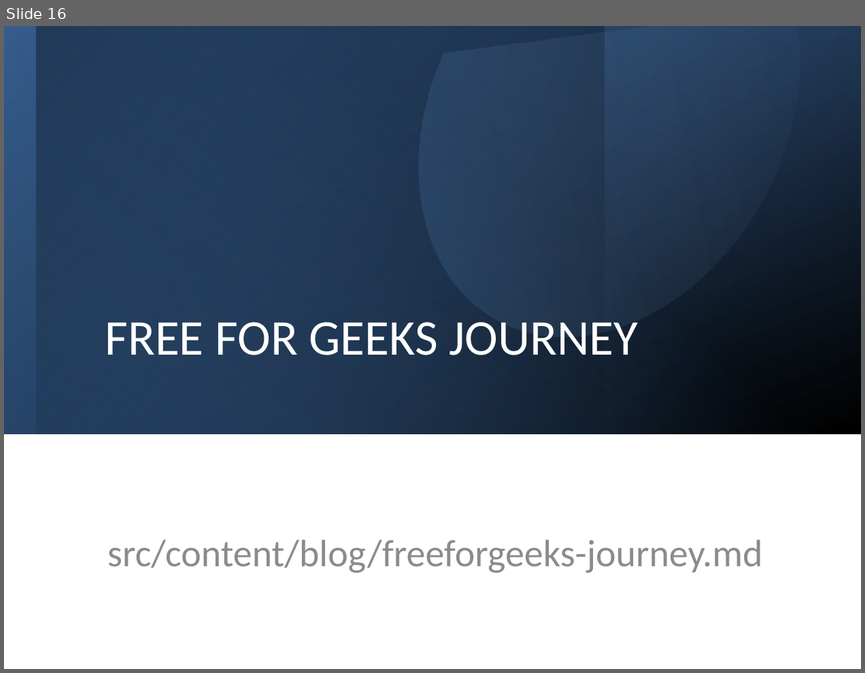
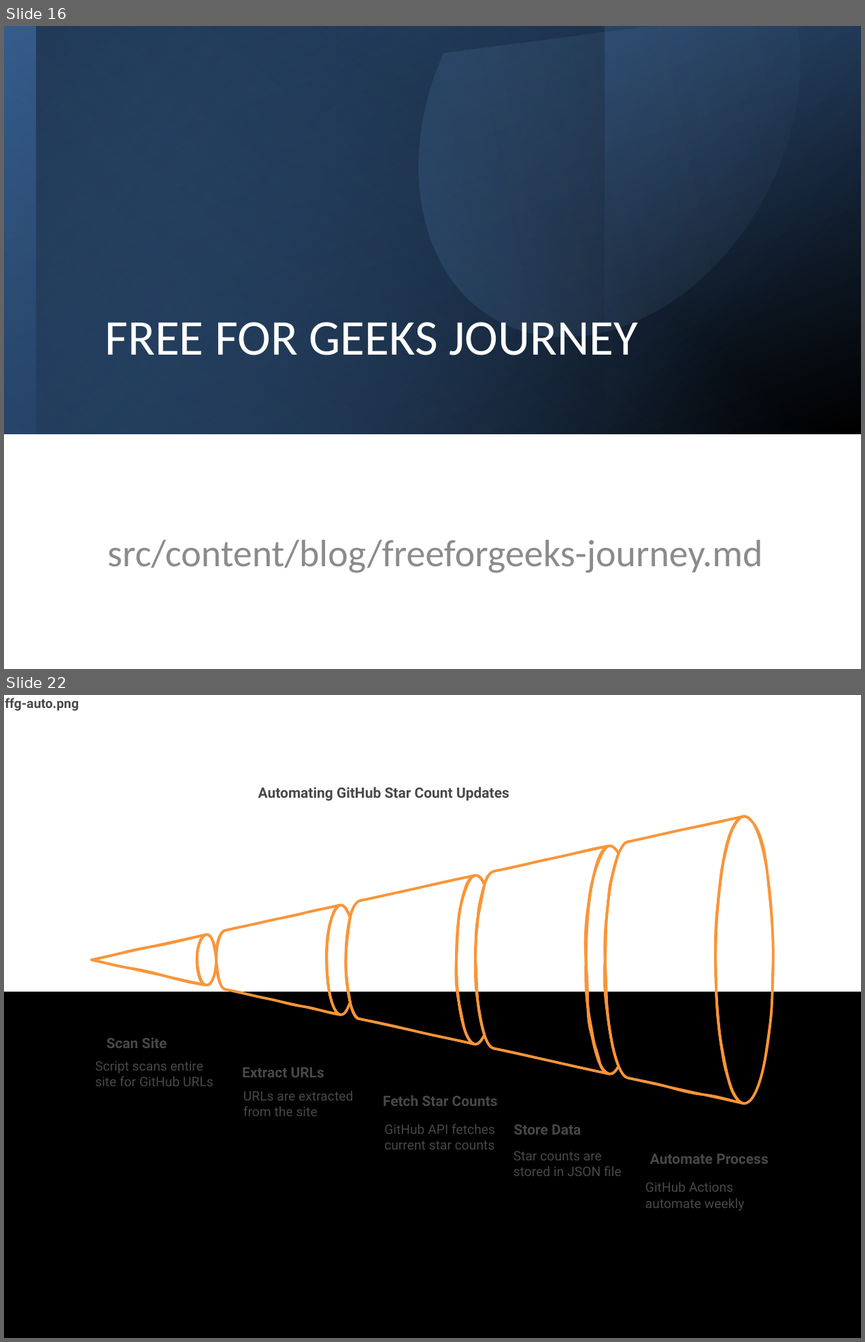
Before and after one commit to JuanPabloDiaz/jpdiaz, a slide deck: src/assets/images/blog/blog-images.pptx. Shown one above the other, each under a label of ours: slide 16 before the commit, slides 16 and 22 after it; the slides between them are not shown. The pictures are 865x673 and 865x1342 pixels, drawn with LibreOffice and Linux fonts; fonts in the diff are those of the drawing. Boxes give left, top, right and bottom in pixels: in the first picture for what was removed or moved away, otherwise in the second. Text is boxed around its words. In the diff, an @@ line names an element or a change of style, - is before the commit and + after.

```diff
--- a/src/assets/images/blog/blog-images.pptx
+++ b/src/assets/images/blog/blog-images.pptx
@@ slide 22 added at <box>4,695,861,1338</box>, background #FFFFFF @@
@@ text added at <box>5,698,79,711</box>, 11 pt, text #484848, bold @@
+ffg-auto.png
@@ text added at <box>258,787,509,801</box>, 12 pt, text #484848, bold @@
+Automating GitHub Star Count Updates
@@ freeform shape added at <box>603,816,773,1103</box>, outline #F99539 2.02 pt @@
@@ freeform shape added at <box>604,816,772,1103</box>, outline #F99539 2.02 pt @@
@@ freeform shape added at <box>475,846,618,1074</box>, outline #F99539 2.02 pt @@
@@ freeform shape added at <box>475,846,618,1074</box>, outline #F99539 2.02 pt @@
@@ freeform shape added at <box>346,875,485,1045</box>, outline #F99539 2.02 pt @@
@@ freeform shape added at <box>346,875,485,1044</box>, outline #F99539 2.02 pt @@
@@ freeform shape added at <box>215,905,350,1015</box>, outline #F99539 2.02 pt @@
@@ freeform shape added at <box>216,905,350,1015</box>, outline #F99539 2.02 pt @@
@@ freeform shape added at <box>92,932,216,985</box>, outline #F99539 2.02 pt @@
@@ freeform shape added at <box>92,934,216,985</box>, outline #F99539 2.02 pt @@
@@ rectangle added at <box>4,991,861,1338</box>, fill #000000 @@
@@ text added at <box>107,1038,167,1048</box>, 12 pt, text #484848, bold @@
+Scan Site
@@ text added at <box>95,1061,213,1086</box>, 11 pt, text #484848 @@
+Script scans entire
+site for GitHub URLs
@@ text added at <box>242,1067,324,1077</box>, 12 pt, text #484848, bold @@
+Extract URLs
@@ text added at <box>243,1091,353,1116</box>, 11 pt, text #484848 @@
+URLs are extracted
+from the site
@@ text added at <box>383,1095,498,1106</box>, 12 pt, text #484848, bold @@
+Fetch Star Counts
@@ text added at <box>384,1123,495,1149</box>, 11 pt, text #484848 @@
+GitHub API fetches
+current star counts
@@ text added at <box>514,1124,581,1134</box>, 12 pt, text #484848, bold @@
+Store Data
@@ text added at <box>513,1151,621,1176</box>, 11 pt, text #484848 @@
+Star counts are stored in JSON file
@@ text added at <box>650,1153,768,1164</box>, 12 pt, text #484848, bold @@
+Automate Process
@@ text added at <box>645,1182,744,1210</box>, 11 pt, text #484848 @@
+GitHub Actions
+automate weekly
```
Also in this commit, not shown: 14 slides changed, 8 other slides added, 10 other files.
